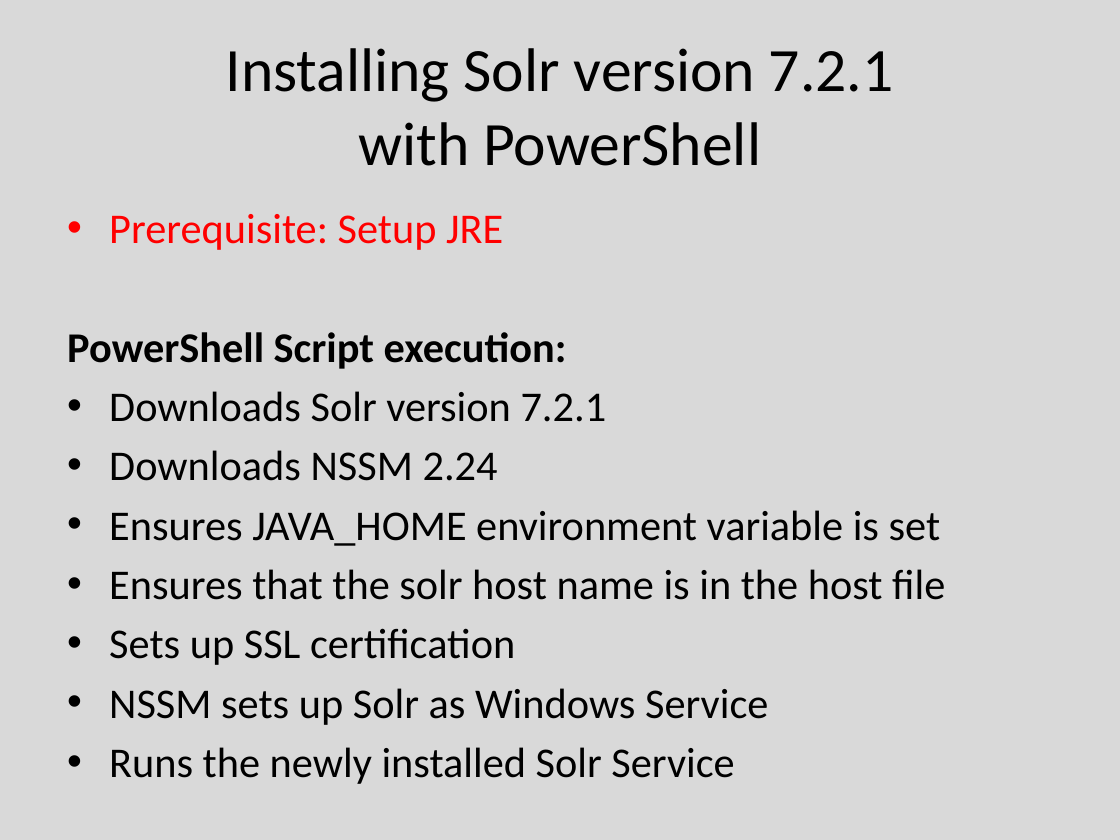
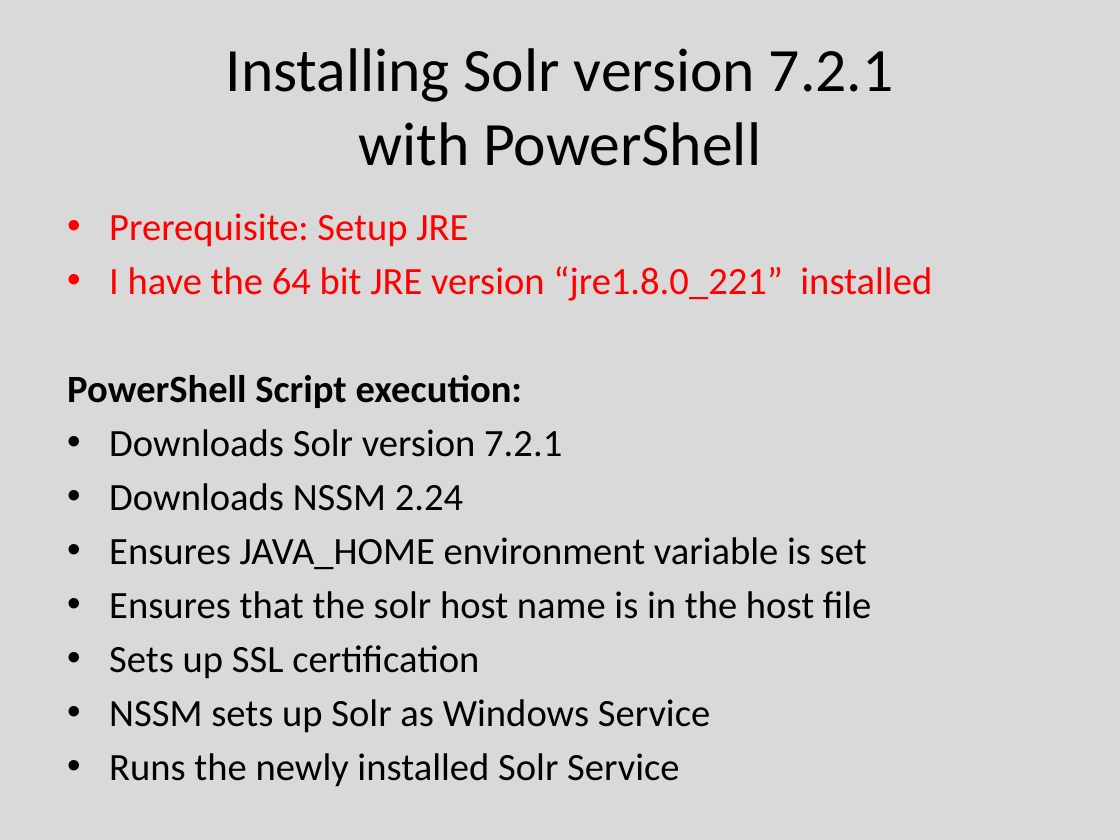
Before and after one commit to erjan123/Sitecore, a slide deck: slide 3 of Sitecore/PowershellScripts/Sitecore Solr/1.Installing-Uninstalling-Solr.pptm. Drawn at 1120x840 pixels with LibreOffice and Linux fonts; fonts in the diff are those of the drawing. Boxes give left, top, right and bottom in pixels: in the first picture for what was removed or moved away, otherwise in the second. Text is boxed around its words. In the diff, an @@ line names an element or a change of style, - is before the commit and + after.

```diff
--- a/Sitecore/PowershellScripts/Sitecore Solr/1.Installing-Uninstalling-Solr.pptm
+++ b/Sitecore/PowershellScripts/Sitecore Solr/1.Installing-Uninstalling-Solr.pptm
@@ text at [67, 213, 871, 733]: size 27.2 to 24.8 pt in "Prerequisite: Setup JRE", "PowerShell Script execution:", "Downloads Solr version 7.2.1", "Downloads NSSM 2.24" and 5 more places @@
@@ text at [109, 266, 932, 301]: paragraph added @@
+• I have the 64 bit JRE version “jre1.8.0_221” installed
```
Also in this commit, not shown: 1 other slide changed, 2 other files.
